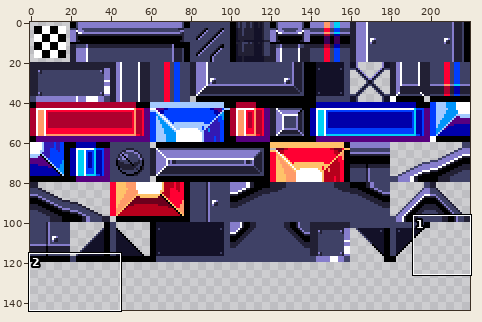
Sprite sheet -- tilesets/CoreTileSet/output_tileset.png. The first picture is a wide view before the edit; the outline marks the close-up.
Close-up. Earlier state:
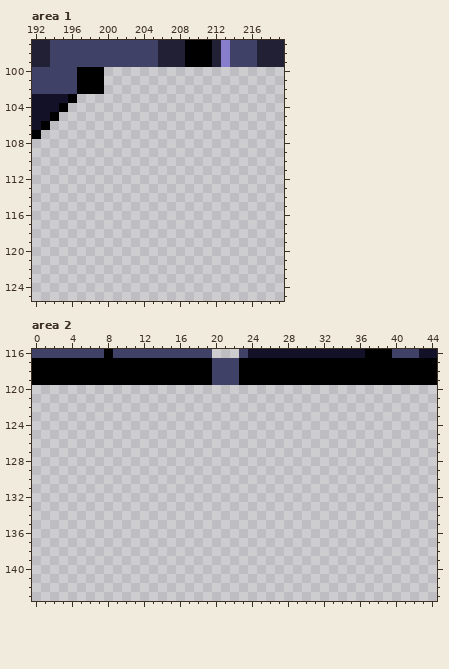
The file is 220x220 pixels. Shown: area 1: x 192..219, y 97..125; area 2: x 0..44, y 116..143. The wide view leaves out empty margins.
New version:
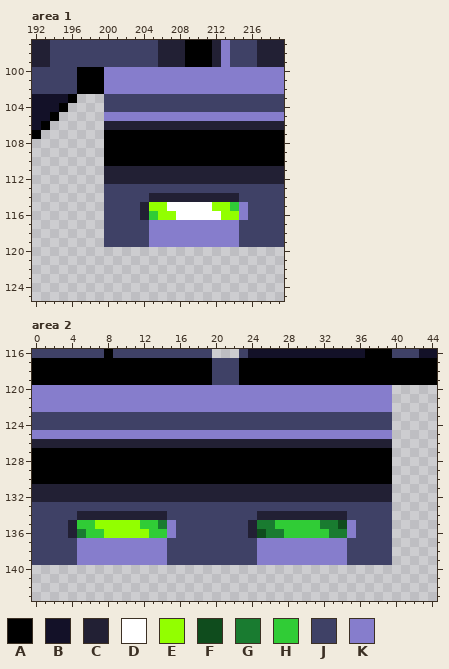
Palette (. is transparent): A #000000  B #131128  C #222034  D #ffffff  E #92ff00  F #0f4c1d  G #197b30  H #30cc36  J #3f4166  K #867dcc
The edit:
Changed rows in their new state; - is an unchanged pixel.
Area 1:
first column x 200:
100 KKKKKKKKKKKKKKKKKKKK
101 KKKKKKKKKKKKKKKKKKKK
102 KKKKKKKKKKKKKKKKKKKK
103 JJJJJJJJJJJJJJJJJJJJ
104 JJJJJJJJJJJJJJJJJJJJ
105 KKKKKKKKKKKKKKKKKKKK
106 CCCCCCCCCCCCCCCCCCCC
107 AAAAAAAAAAAAAAAAAAAA
108 AAAAAAAAAAAAAAAAAAAA
109 AAAAAAAAAAAAAAAAAAAA
110 AAAAAAAAAAAAAAAAAAAA
111 CCCCCCCCCCCCCCCCCCCC
112 CCCCCCCCCCCCCCCCCCCC
113 JJJJJJJJJJJJJJJJJJJJ
114 JJJJJCCCCCCCCCCJJJJJ
115 JJJJCEEDDDDDEEHKJJJJ
116 JJJJCHEEDDDDDEEKJJJJ
117 JJJJJKKKKKKKKKKJJJJJ
118 JJJJJKKKKKKKKKKJJJJJ
119 JJJJJKKKKKKKKKKJJJJJ
Area 2:
first column x 0:
120 KKKKKKKKKKKKKKKKKKKKKKKKKKKKKKKKKKKKKKKK
121 KKKKKKKKKKKKKKKKKKKKKKKKKKKKKKKKKKKKKKKK
122 KKKKKKKKKKKKKKKKKKKKKKKKKKKKKKKKKKKKKKKK
123 JJJJJJJJJJJJJJJJJJJJJJJJJJJJJJJJJJJJJJJJ
124 JJJJJJJJJJJJJJJJJJJJJJJJJJJJJJJJJJJJJJJJ
125 KKKKKKKKKKKKKKKKKKKKKKKKKKKKKKKKKKKKKKKK
126 CCCCCCCCCCCCCCCCCCCCCCCCCCCCCCCCCCCCCCCC
127 AAAAAAAAAAAAAAAAAAAAAAAAAAAAAAAAAAAAAAAA
128 AAAAAAAAAAAAAAAAAAAAAAAAAAAAAAAAAAAAAAAA
129 AAAAAAAAAAAAAAAAAAAAAAAAAAAAAAAAAAAAAAAA
130 AAAAAAAAAAAAAAAAAAAAAAAAAAAAAAAAAAAAAAAA
131 CCCCCCCCCCCCCCCCCCCCCCCCCCCCCCCCCCCCCCCC
132 CCCCCCCCCCCCCCCCCCCCCCCCCCCCCCCCCCCCCCCC
133 JJJJJJJJJJJJJJJJJJJJJJJJJJJJJJJJJJJJJJJJ
134 JJJJJCCCCCCCCCCJJJJJJJJJJCCCCCCCCCCJJJJJ
135 JJJJCHHEEEEEHHGKJJJJJJJJCGGHHHHHGGFKJJJJ
136 JJJJCGHHEEEEEHHKJJJJJJJJCFGGHHHHHGGKJJJJ
137 JJJJJKKKKKKKKKKJJJJJJJJJJKKKKKKKKKKJJJJJ
138 JJJJJKKKKKKKKKKJJJJJJJJJJKKKKKKKKKKJJJJJ
139 JJJJJKKKKKKKKKKJJJJJJJJJJKKKKKKKKKKJJJJJ
Pixel boxes of the changes (left, top, right, bottom) in both close-ups:
added: (104, 67, 284, 247)
added: (32, 385, 392, 565)
